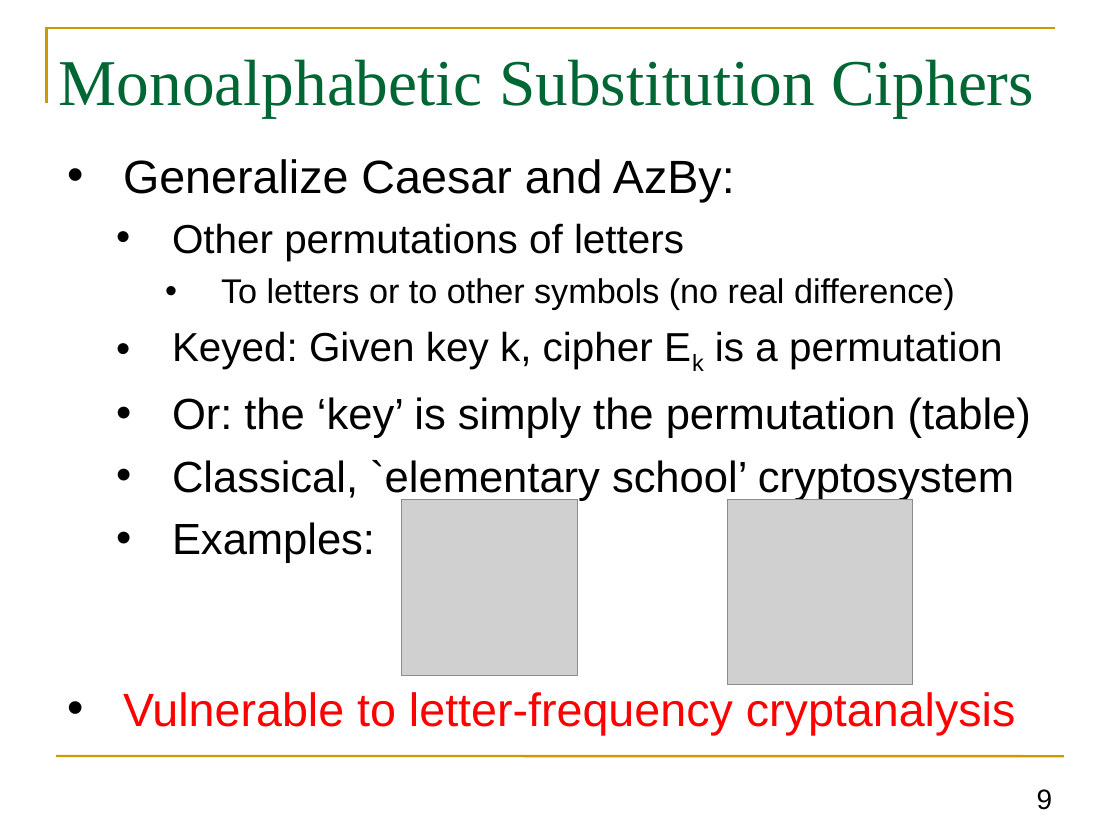
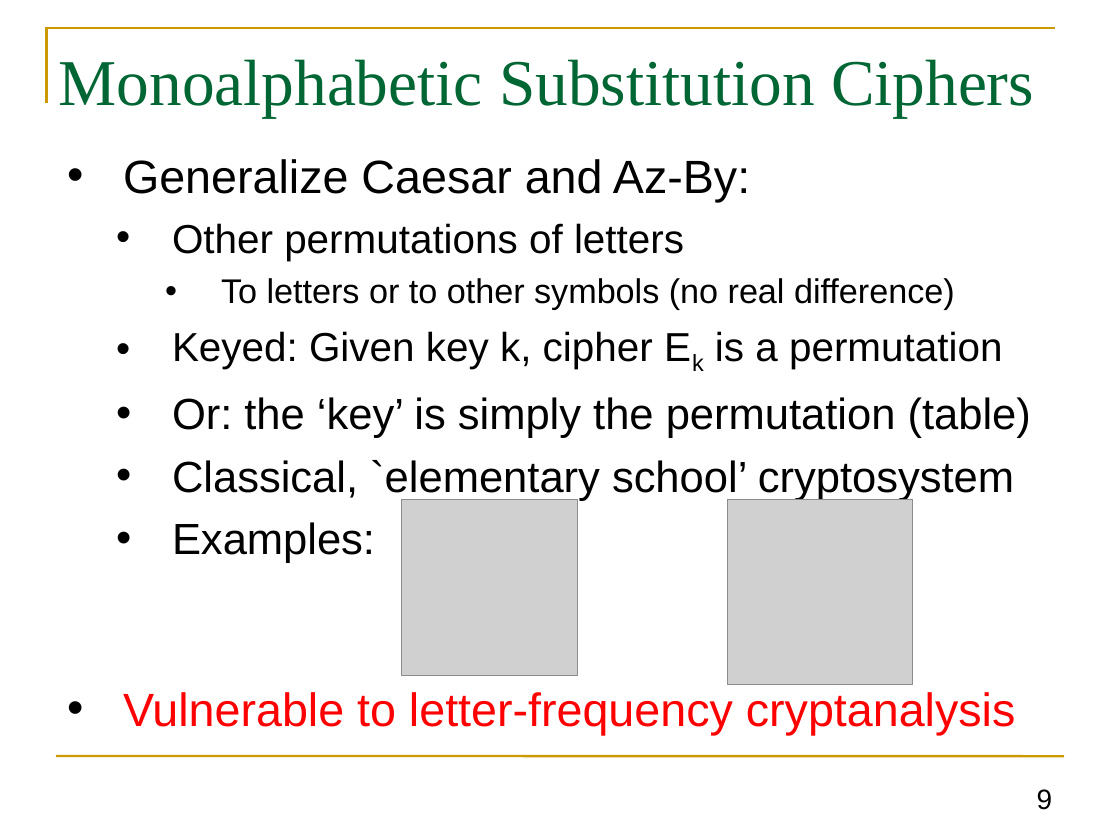
Before and after one commit to GhadaAlmashaqbeh/GhadaAlmashaqbeh.github.io, a slide deck: slide 9 of courses/cse3400-f2024/lecture2.pptx. Drawn at 1120x840 pixels with LibreOffice and Linux fonts; fonts in the diff are those of the drawing; grey boxes stand for pictures. Boxes give left, top, right and bottom in pixels: in the first picture for what was removed or moved away, otherwise in the second. Text is boxed around its words. In the diff, an @@ line names an element or a change of style, - is before the commit and + after.

```diff
--- a/courses/cse3400-f2024/lecture2.pptx
+++ b/courses/cse3400-f2024/lecture2.pptx
@@ text at (x1=123, y1=159, x2=750, y2=202): text changed @@
-• Generalize Caesar and AzBy:
+• Generalize Caesar and Az-By:
```
Also in this commit, not shown: 7 other slides changed, 5 other files.
